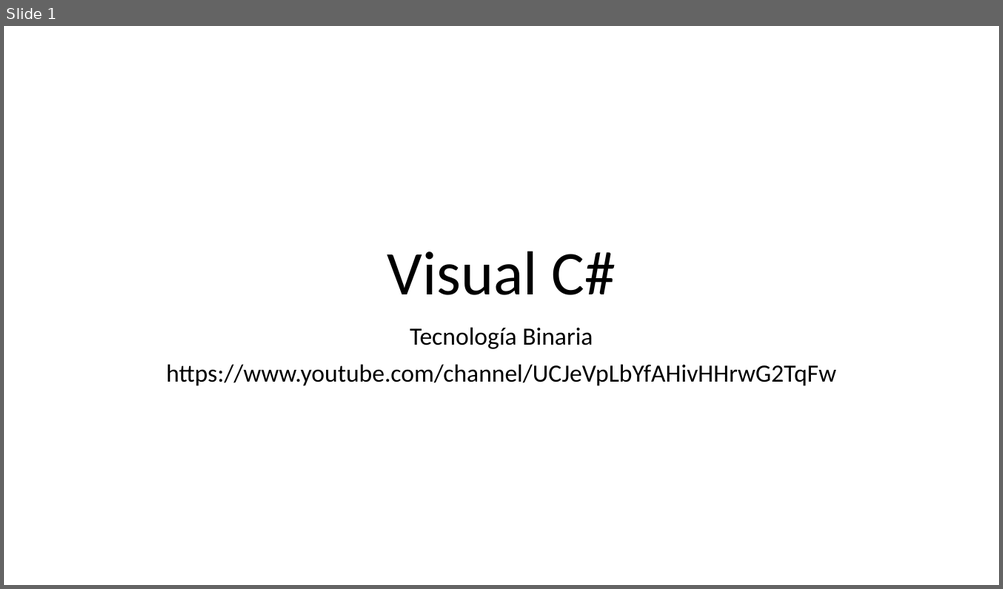
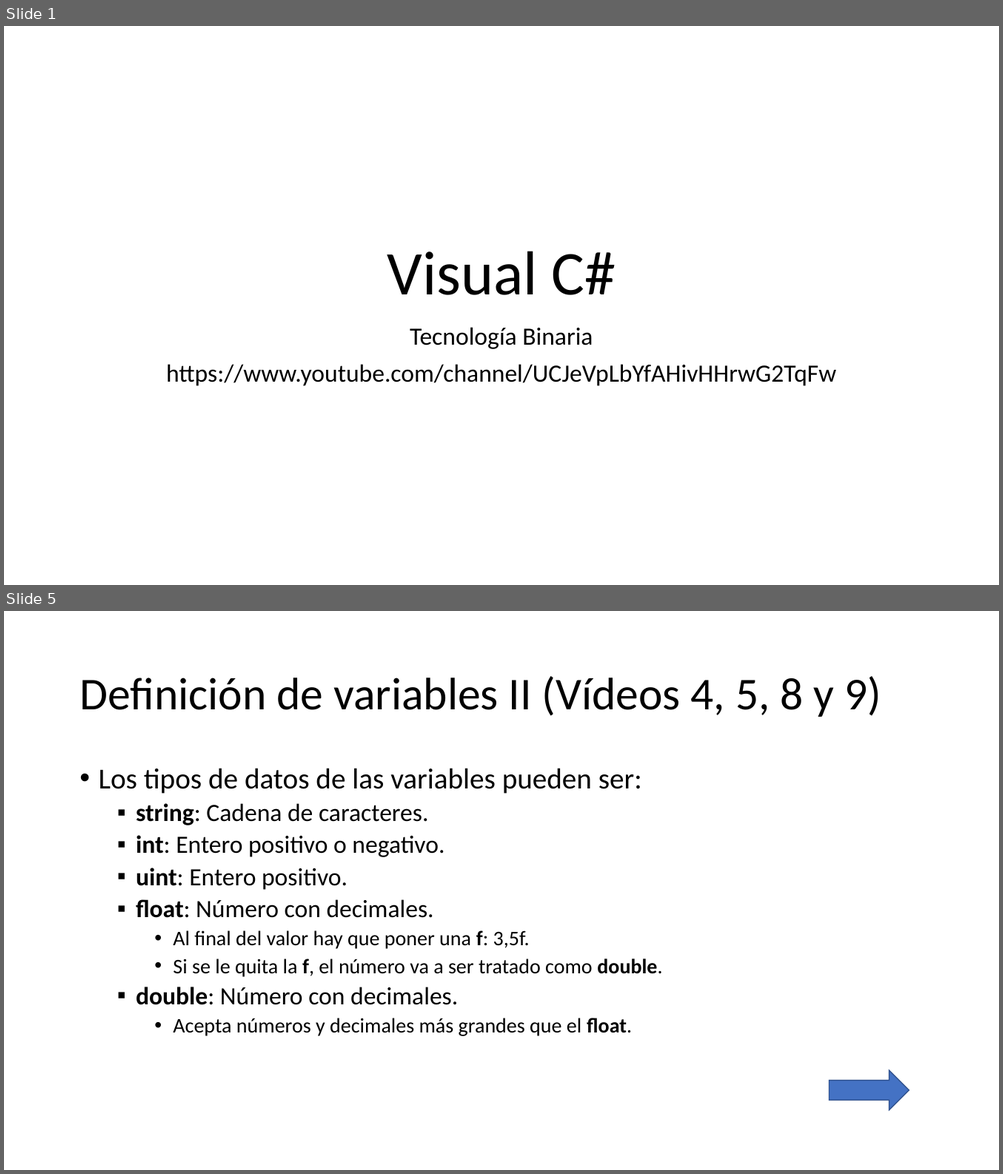
Before and after one commit to Worome/Recetatic, a slide deck: Recetatic/Visual C#.pptx. Shown one above the other, each under a label of ours: slide 1 before the commit, slides 1 and 5 after it; the slides between them are not shown. The pictures are 1003x589 and 1003x1174 pixels, drawn with LibreOffice and Linux fonts; fonts in the diff are those of the drawing. Boxes give left, top, right and bottom in pixels: in the first picture for what was removed or moved away, otherwise in the second. Text is boxed around its words. In the diff, an @@ line names an element or a change of style, - is before the commit and + after.

```diff
--- a/Recetatic/Visual C#.pptx
+++ b/Recetatic/Visual C#.pptx
@@ slide 5 added at (4,611,999,1170), background #FFFFFF @@
@@ title added at (79,676,882,717), 44 pt, text #000000 @@
+Definición de variables II (Vídeos 4, 5, 8 y 9)
@@ text added at (99,768,662,1037), 20 pt, text #000000 @@
+• Los tipos de datos de las variables pueden ser:
+  ▪ string: Cadena de caracteres.
+  ▪ int: Entero positivo o negativo.
+  ▪ uint: Entero positivo.
+  ▪ float: Número con decimales.
+    • Al final del valor hay que poner una f: 3,5f.
+    • Si se le quita la f, el número va a ser tratado como double.
+  ▪ double: Número con decimales.
+    • Acepta números y decimales más grandes que el float.
@@ right arrow added at (829,1071,909,1111), fill #4472C4, outline #325491 1 pt @@
```
Also in this commit, not shown: 2 slides changed, 5 other slides added.
